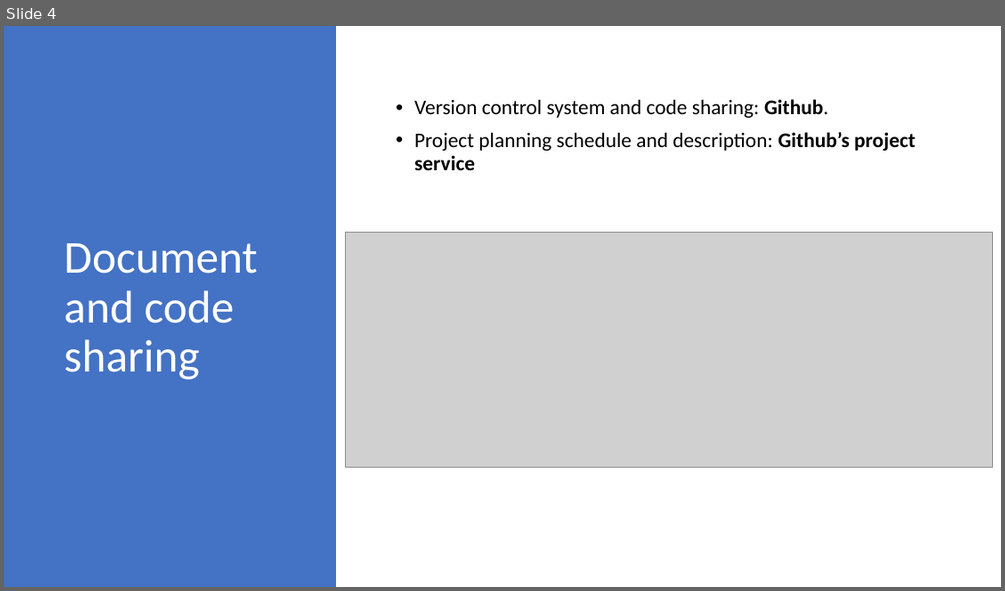
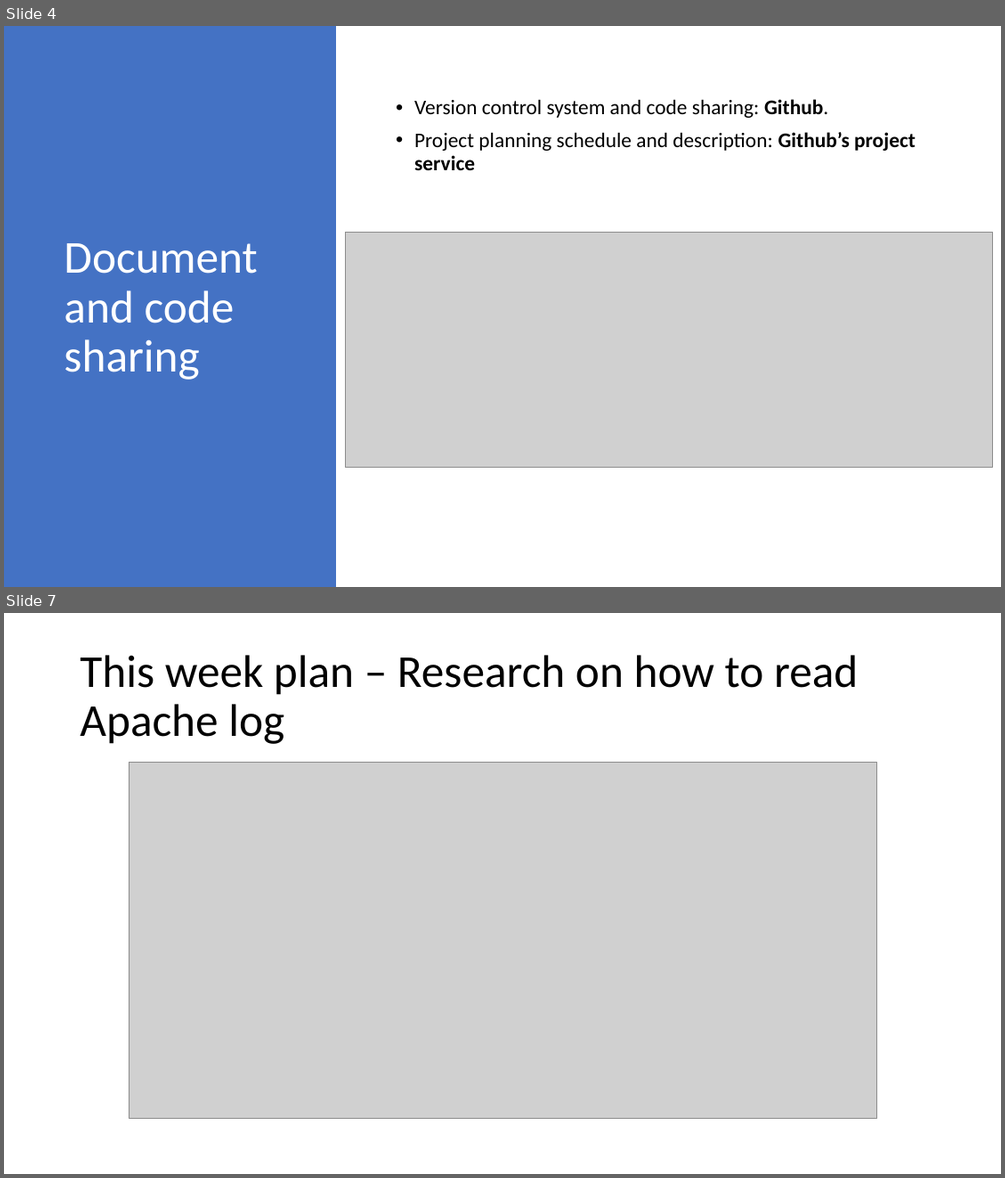
Before and after one commit to letung3105/csproject-2020-siem, a slide deck: SecondWeek-Presentation.pptx. Shown one above the other, each under a label of ours: slide 4 before the commit, slides 4 and 7 after it; the slides between them are not shown. The pictures are 1005x591 and 1005x1178 pixels, drawn with LibreOffice and Linux fonts; fonts in the diff are those of the drawing; grey boxes stand for pictures. Boxes give left, top, right and bottom in pixels: in the first picture for what was removed or moved away, otherwise in the second. Text is boxed around its words. In the diff, an @@ line names an element or a change of style, - is before the commit and + after.

Commit message:
Added this week (2nd week) plan

```diff
--- a/SecondWeek-Presentation.pptx
+++ b/SecondWeek-Presentation.pptx
@@ slide 7 added at (x1=4, y1=613, x2=1001, y2=1174), background #FFFFFF @@
@@ title added at (x1=80, y1=655, x2=858, y2=744), 44 pt, text #000000 @@
+This week plan – Research on how to read Apache log
@@ picture added at (x1=129, y1=763, x2=877, y2=1119) @@
```
Also in this commit, not shown: 4 other slides added.
